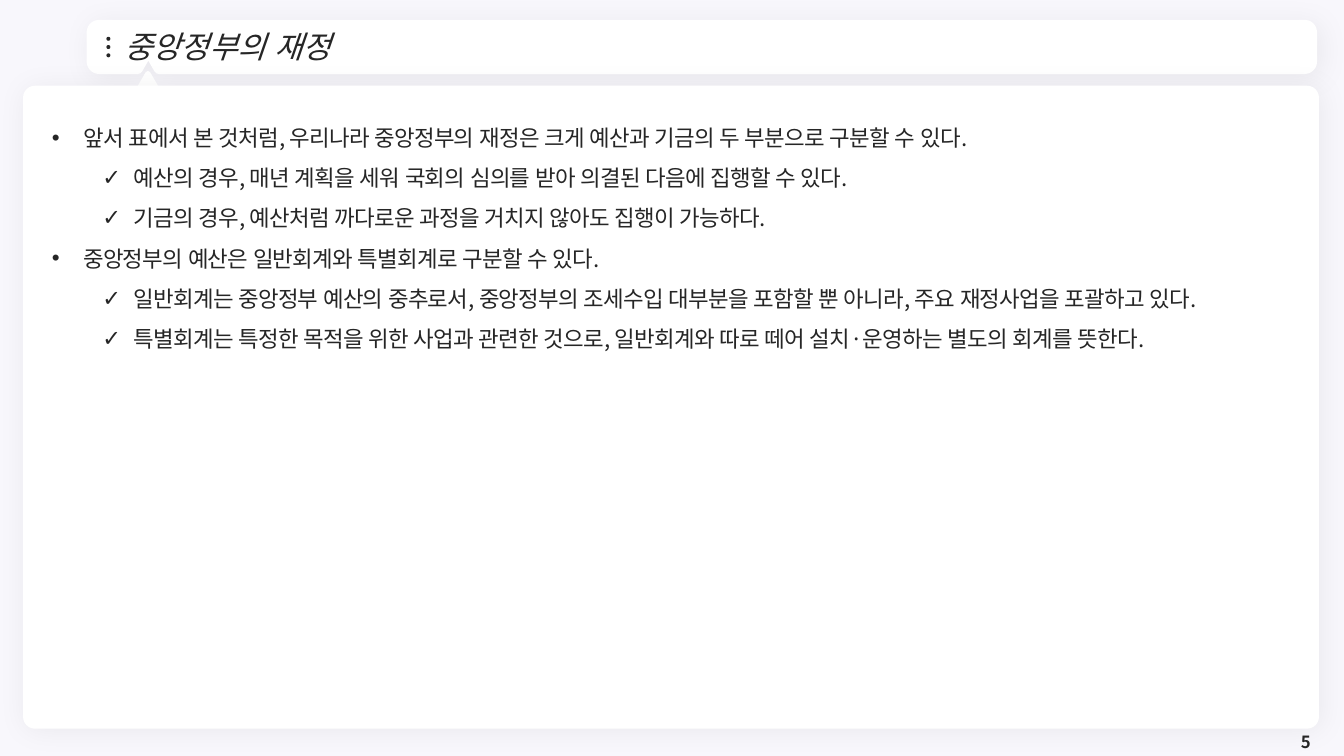
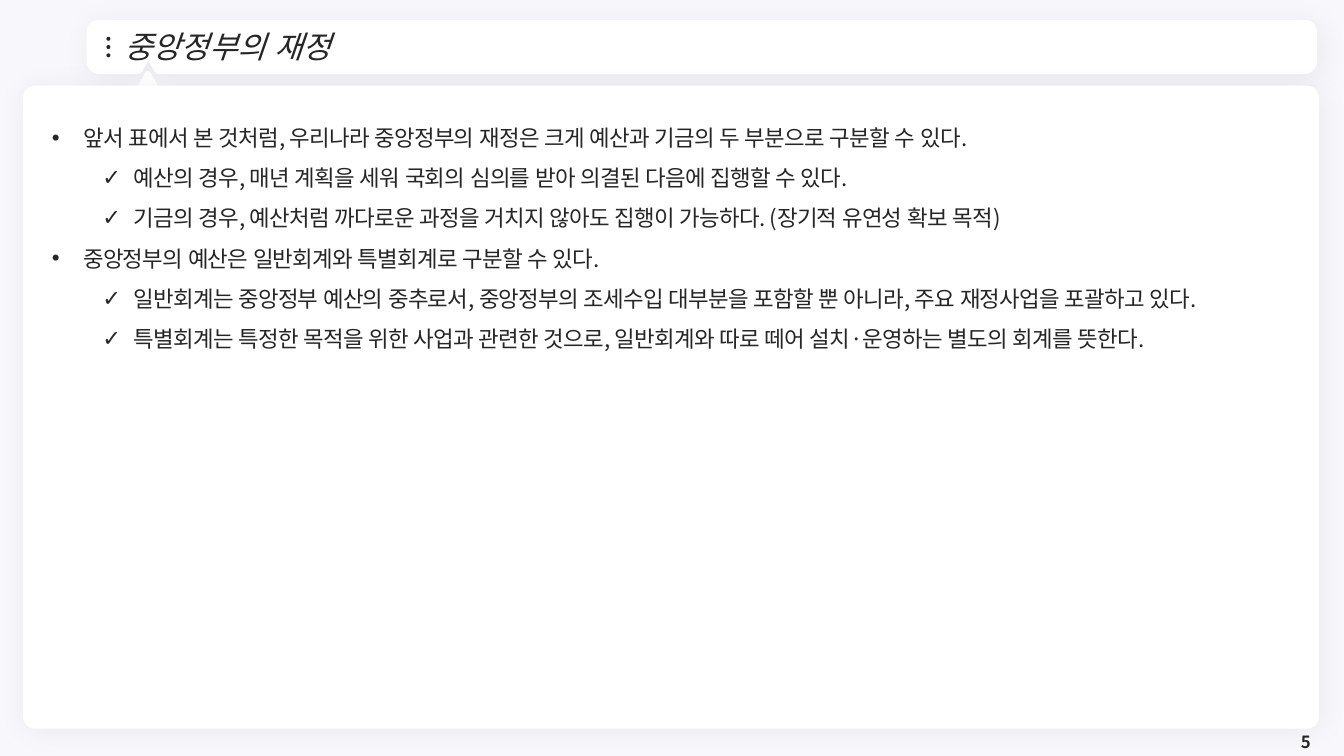
Before and after one commit to meandthey/Teaching, a slide deck: slide 5 of 재정학/01_Lectures/재정학_Chapter_2.pptx. Drawn at 1344x756 pixels with LibreOffice and Linux fonts; fonts in the diff are those of the drawing; background and template pictures are left out. Boxes give left, top, right and bottom in pixels: in the first picture for what was removed or moved away, otherwise in the second. Text is boxed around its words. In the diff, an @@ line names an element or a change of style, - is before the commit and + after.

```diff
--- a/재정학/01_Lectures/재정학_Chapter_2.pptx
+++ b/재정학/01_Lectures/재정학_Chapter_2.pptx
@@ text at <box>134,207,1001,231</box>: text changed @@
-  ✓ 기금의 경우, 예산처럼 까다로운 과정을 거치지 않아도 집행이 가능하다.
+  ✓ 기금의 경우, 예산처럼 까다로운 과정을 거치지 않아도 집행이 가능하다. (장기적 유연성 확보 목적)
```
Also in this commit, not shown: 2 other slides changed, 1 slide added, 11 other files.
